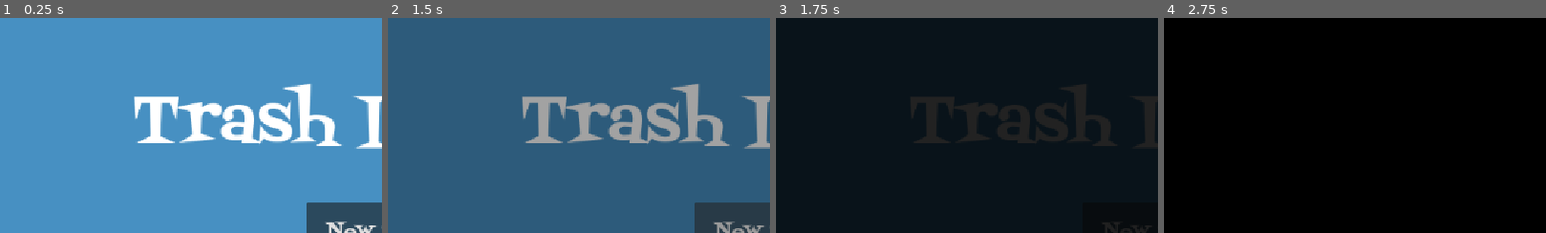
Above: before the commit, frames 1-4 (left to right).
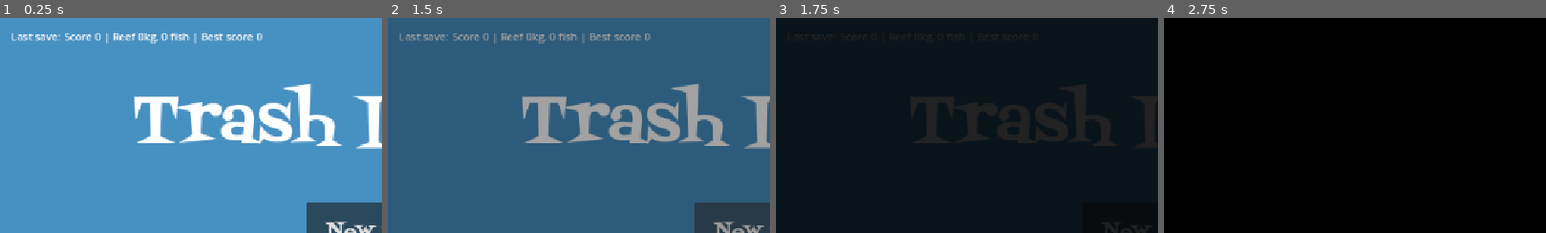
Above: after the commit, the same moments.

Repository: helloworld2540/isle2
Game: Godot game, scene res://scenes/main_menu.tscn
Two runs of this game, one before a commit and one after it. Both use one fixed random seed, a clock stepped at 60 frames per second and the inputs below. This scene is started directly instead of the project's main scene.
Inputs (mouse positions are % of the whole screen's width and height, from its top left):
- Up to frame 1 (0.25 s): no input
- Up to frame 2 (1.5 s): tap Enter at 0.5 s; move the mouse to (72, 45) at 0.52 s; click (72, 45) at 0.67 s; click "New Save" at 1.25 s
- Up to frame 3 (1.75 s): no input
- Up to frame 4 (2.75 s): drag from (30, 55) to (58, 57) at 2.02 s
The pictures show only the part of the screen within x 0-50%, y 0-50%; the shares and areas given below are measured in that part.

The runs differ from the first frame. In frame 1, 1.5% of the frame differs, in the area x 3-69%, y 7-12%; in frame 2, 1.3%; in frame 3, less than 0.1%; in frame 4, nothing differs.

Commit message:
feat: [`repo`] Feat: [menu] add a last-save preview label to the main menu

Diff:
--- a/main_menu.gd
+++ b/main_menu.gd
@@ -7,6 +7,23 @@
 	new_save_button.pressed.connect(_on_new_save_pressed)
 	load_save_button.pressed.connect(_on_load_save_pressed)
 	load_save_button.disabled = not SaveManager.has_save()
+	_create_continue_preview()
+
+func _create_continue_preview() -> void:
+	var preview := Label.new()
+	preview.text = _preview_text()
+	preview.position = Vector2(16, 16)
+	preview.custom_minimum_size = Vector2(560, 0)
+	add_child(preview)
+
+func _preview_text() -> String:
+	if not SaveManager.has_save():
+		return "No save file yet."
+	var d := SaveManager.load_game()
+	var score := int(d.get("upcycle_score", 0))
+	var garbage := float(d.get("reef_garbage", 0.0))
+	var fish := int(d.get("reef_fish", 0))
+	return "Last save: Score %d | Reef %dkg, %d fish | Best score %d" % [score, int(garbage), fish, int(d.get("best_upcycle_score", 0))]
 
 func _on_start_pressed() -> void:
 	SceneTransition.change_scene("res://scenes/world.tscn")
Not shown, changed: sprint.md
